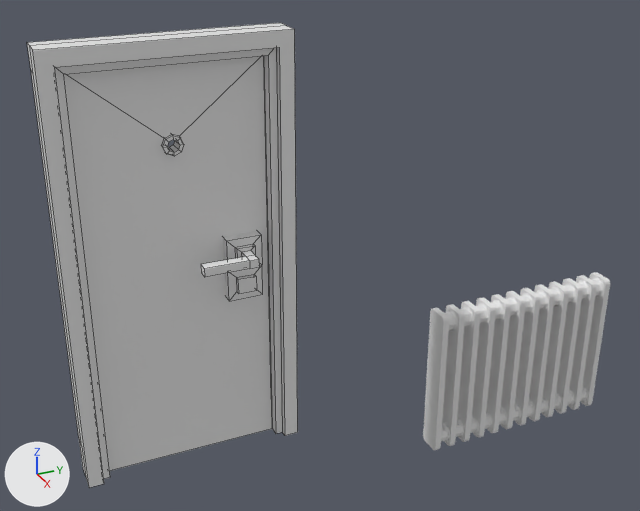
What one commit did to the FBX model assets/models/props/radiator.fbx.
Both versions are drawn from a 50 mm camera at (4.06, -3.24, 3.05) aimed at (-0.14, -1.35, 0.95). Lighting does not change. The marker at lower left points along +X, +Y and +Z. Mesh edges are drawn as thin lines on the coarser meshes. Where no turn or scale is listed for an object, it has been applied to the vertices.

Names of what the first picture shows: 'Cube', 'Hotel Door.002'.
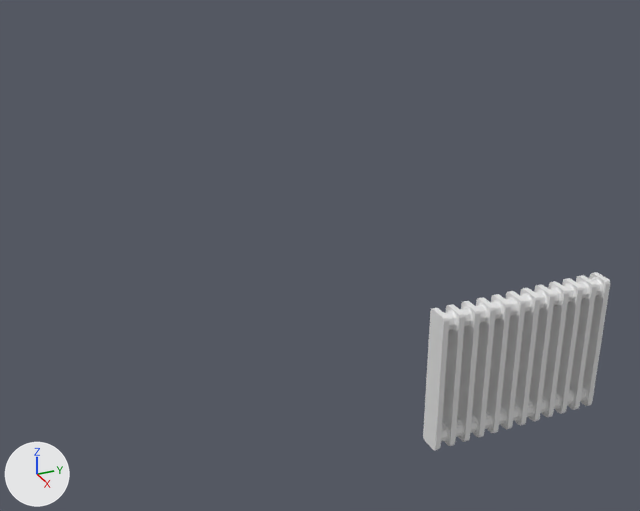
Changed parts and their boxes [x1, y1, x2, y2] in the pictures (640 x 511 px):
```json
{"object": "Hotel Door.002", "change": "deleted", "before": [27, 23, 298, 488]}
```

Edits to the scene script, one JSON object a line:
```json
{"op": "remove", "block": "ob_hotel_door_002", "code": ["ob_hotel_door_002 = bpy.data.objects.new('Hotel Door.002', me_cube_006)", "ob_hotel_door_002.location = (-0.103, -2.24, 1.782)"]}
```
